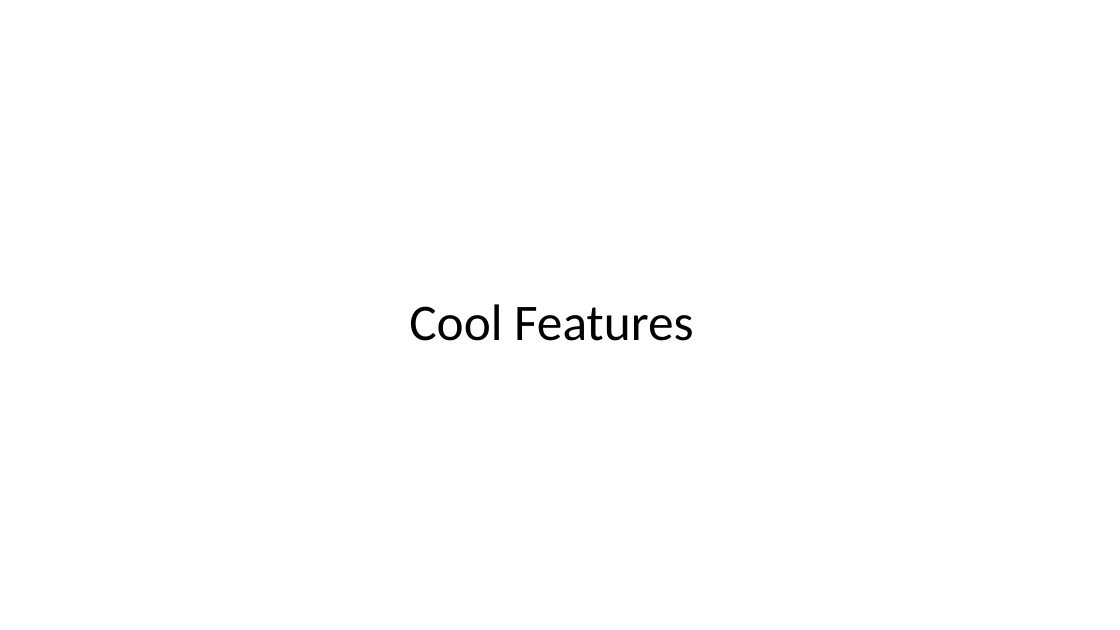
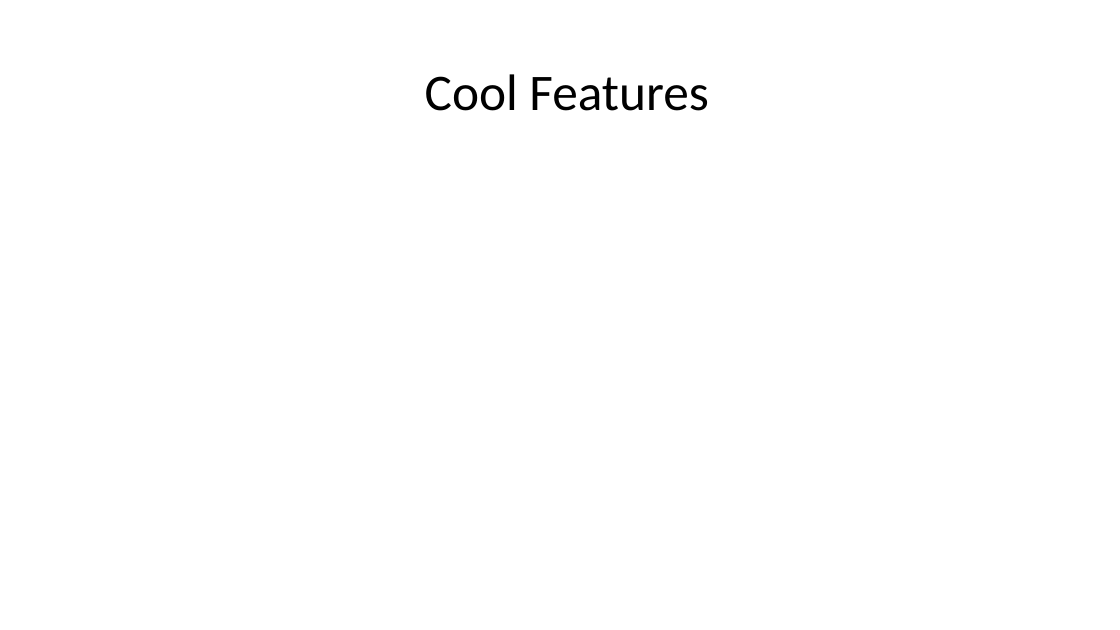
Before and after one commit to mldeanha/Team-4-Project, a slide deck: slide 27 of Project Assets/Team Shi Final Presentation.pptx (slide 19 before the commit). Drawn at 1120x630 pixels with LibreOffice and Linux fonts; fonts in the diff are those of the drawing. Boxes give left, top, right and bottom in pixels: in the first picture for what was removed or moved away, otherwise in the second. Text is boxed around its words. In the diff, an @@ line names an element or a change of style, - is before the commit and + after.

Commit message:
Updated Final Powerpoint

```diff
--- a/Project Assets/Team Shi Final Presentation.pptx
+++ b/Project Assets/Team Shi Final Presentation.pptx
@@ text "Cool Features": place and size @@
-text "Cool Features" at (409, 304, 693, 341)
+text "Cool Features" at (425, 74, 708, 111)
@@ text "Cool Features" at (425, 74, 708, 111): line spacing 0.9 to 1 @@
```
Also in this commit, not shown: 11 other slides changed, 9 slides added, 1 slide removed, 1 other file.
